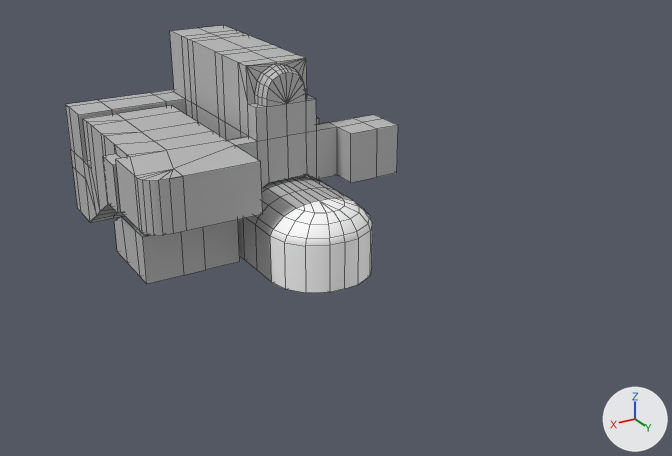
Before and after pictures for a commit that changed the FBX model DGM Environment/Assets/FloorV4.fbx.
Before and after are seen from a camera (50 mm lens) standing at (17.8, 39.5, 16.4) and looking at (-1.5, 7.3, 0.3). Arrows for +X, +Y and +Z are at lower right; the lights stay in place. Mesh edges are drawn as thin lines. Where no turn or scale is listed for an object, it has been applied to the vertices. Vertices at the same position are counted once.

Before the edit, the objects in view are built like this:
```python
me_mesh_021 = bpy.data.meshes.new('Mesh.021')
me_mesh_021.from_pydata(...)  # 865 vertices, 852 faces; spans x -6.9..6.9, y -9.5..9.5, z -5.5..4.3
# faces by material slot: [788, 64]
me_mesh_021.materials.append(mat_lambert1)  # grey #bcbcbc
me_mesh_021.materials.append(mat_whiteout)  # white #ffffff
ob_shell_model = bpy.data.objects.new('Shell_Model', me_mesh_021)
ob_shell_model.location = (0.31, 0.86, 3.03)
```
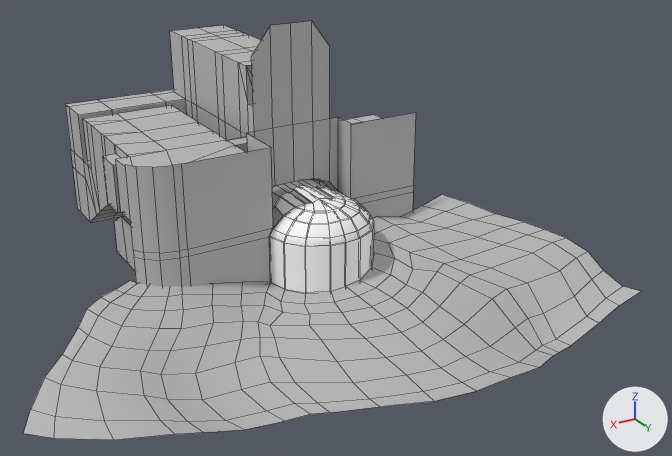
Where the newer file only moved an object's origin or applied its transform, the numbers keep the older frame.

What changed in the scene script:
```text
Change me_mesh_021:
    used by ob_shell_model
    remove me_mesh_021.from_pydata(...)  # 865 vertices, 852 faces; spans x -6.9..6.9, y -9.5..9.5, z -5.5..4.3
    add me_mesh_021.from_pydata(...)  # 868 vertices, 854 faces; spans x -6.9..6.9, y -9.5..9.5, z -5.5..4.3
    me_mesh_021 part 1: 11 vertices moved from x -2.1..1.3, y 6.1..7.5, z -1.2..-0.8 to x -1.9..1.1, y 5.7..7.7, z -1.2..-0.8
Add me_mesh_026_1:
    me_mesh_026_1.from_pydata(...)  # 87 vertices, 74 faces; spans x -2.38..2.38, y -2.08..1.76, z -1.63..1.63
    # faces by material slot: [47, 27]
    me_mesh_026_1.materials.append(mat_whiteout)  # white #ffffff
    me_mesh_026_1.materials.append(mat_lambert1)  # grey #bcbcbc
Add me_mesh_024_1:
    me_mesh_024_1.from_pydata(...)  # 51 vertices, 30 faces; spans x -5.48..7.81, y -1.1..1.1, z -5.52..4.67
    me_mesh_024_1.materials.append(mat_lambert1)  # grey #bcbcbc
Add me_mesh_025_1:
    me_mesh_025_1.from_pydata(...)  # 195 vertices, 165 faces; spans x -14.3..12.1, y -2.7..8.6, z -2.3..1.7
    me_mesh_025_1.materials.append(mat_lambert1)  # grey #bcbcbc
Add ob_glass:
    ob_glass = bpy.data.objects.new('Glass', me_mesh_026_1)
    ob_glass.location = (-0.08, 8.7, 0.66)
Add ob_outside_wall:
    ob_outside_wall = bpy.data.objects.new('Outside_Wall', me_mesh_024_1)
    ob_outside_wall.location = (-0.15, 7.24, 4.48)
Add ob_outside_ground:
    ob_outside_ground = bpy.data.objects.new('Outside_Ground', me_mesh_025_1)
    ob_outside_ground.location = (1.64, 9.63, -1.0)
```

Changed parts and their boxes (x1, y1, x2, y2) in the pictures (672 x 456 px; the box of a moved part takes in the faces that stretch with it):
'Outside_Ground', added
    after: (23, 195, 641, 440)
'Shell_Model', reshaped
    before: (65, 25, 398, 293)
    after: (65, 25, 382, 270)
'Outside_Wall', added
    after: (125, 21, 416, 287)
'Glass', added
    after: (269, 186, 374, 293)
    faces in mat_whiteout (white #ffffff): (269, 186, 374, 293)
part 1 of me_mesh_021, moved or reshaped
    before: (256, 180, 352, 229)
    after: (272, 180, 332, 227)
